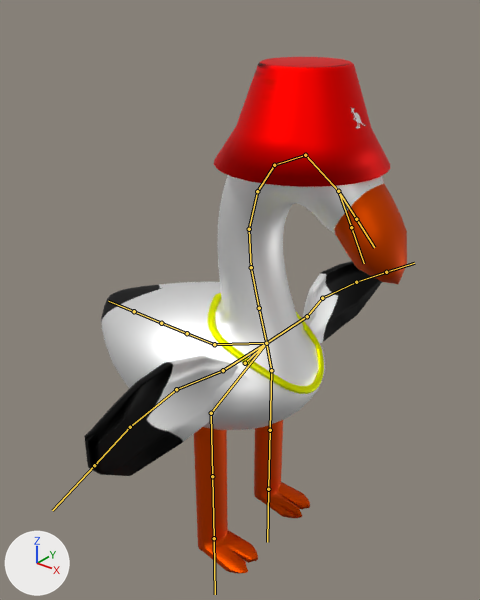
The FBX model Assets/Prototype/Models/Characters/Stiltz.fbx, before and after one commit.
Before and after are seen from a 50 mm camera at (202.0, -257.0, 317.0) aimed at (-9.0, 7.0, 153.0). Lighting does not change. The marker at lower left points along +X, +Y and +Z. The bones that bend it are drawn over the model as lines.

The first picture shows 'StiltzMesh'.
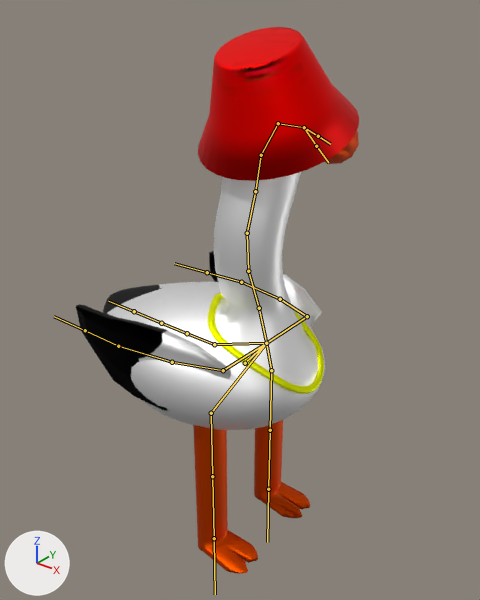
The newer file adds an action. The first version stands in its rest pose; the second is drawn at frame 19 of the action 'PinkyArmature|StiltzLookNod1'.

What the commit changed:
Bone 'L_UpperArm' (bone_l_upperarm) turns from (0, 0, 0) to (0, 0, 56) degrees about its own x, y and z.
Bone 'L_Forearm' (bone_l_forearm) turns from (0, 0, 0) to (0, 0, 33) degrees about its own x, y and z.
Bone 'L_Hand' (bone_l_hand) turns from (0, 0, 0) to (0, 0, 21) degrees about its own x, y and z.
Bone 'R_UpperArm' (bone_r_upperarm) turns from (0, 0, 0) to (0, 0, 55) degrees about its own x, y and z.
Bone 'R_Forearm' (bone_r_forearm) turns from (0, 0, 0) to (0, 0, 32) degrees about its own x, y and z.
Bone 'R_Hand' (bone_r_hand) turns from (0, 0, 0) to (0, 0, 18) degrees about its own x, y and z.
Bone 'Neck_2' (bone_neck_2) turns from (0, 0, 0) to (17, 47, 7) degrees about its own x, y and z.
Bone 'Neck_3' (bone_neck_3) turns from (0, 0, 0) to (2, 25, 0) degrees about its own x, y and z.
Bone 'Neck_5' (bone_neck_5) turns from (0, 0, 0) to (-2, 14, 22) degrees about its own x, y and z.

What differs and where, as boxes (x1, y1, x2, y2) in the pictures (480 x 600 px):
'StiltzMesh', posed (12% narrower): before (84, 57, 407, 574); after (76, 27, 359, 574)
bone 'L_UpperArm', root to tip: before (307, 316) to (322, 298); after (307, 316) to (280, 299)
bone 'L_Forearm', root to tip: before (322, 298) to (356, 282); after (280, 299) to (241, 282)
bone 'L_Hand', root to tip: before (356, 282) to (386, 272); after (241, 282) to (207, 272)
bone 'R_UpperArm', root to tip: before (223, 370) to (176, 389); after (223, 370) to (172, 362)
bone 'R_Forearm', root to tip: before (176, 389) to (130, 427); after (172, 362) to (118, 346)
bone 'R_Hand', root to tip: before (130, 427) to (94, 465); after (118, 346) to (85, 330)
bone 'Neck_2', root to tip: before (259, 308) to (251, 267); after (259, 308) to (248, 271)
bone 'Neck_3', root to tip: before (251, 267) to (249, 229); after (248, 271) to (247, 233)
bone 'Neck_5', root to tip: before (257, 191) to (274, 165); after (255, 191) to (261, 155)
